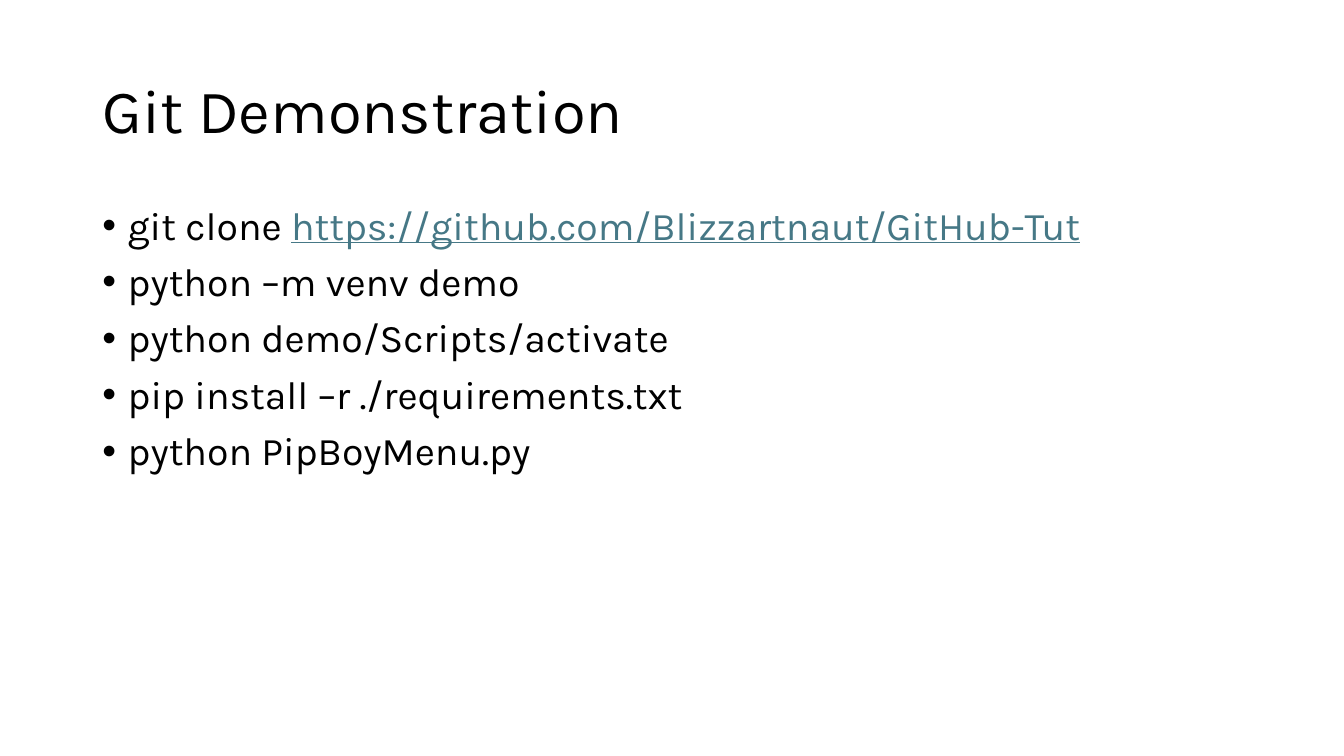
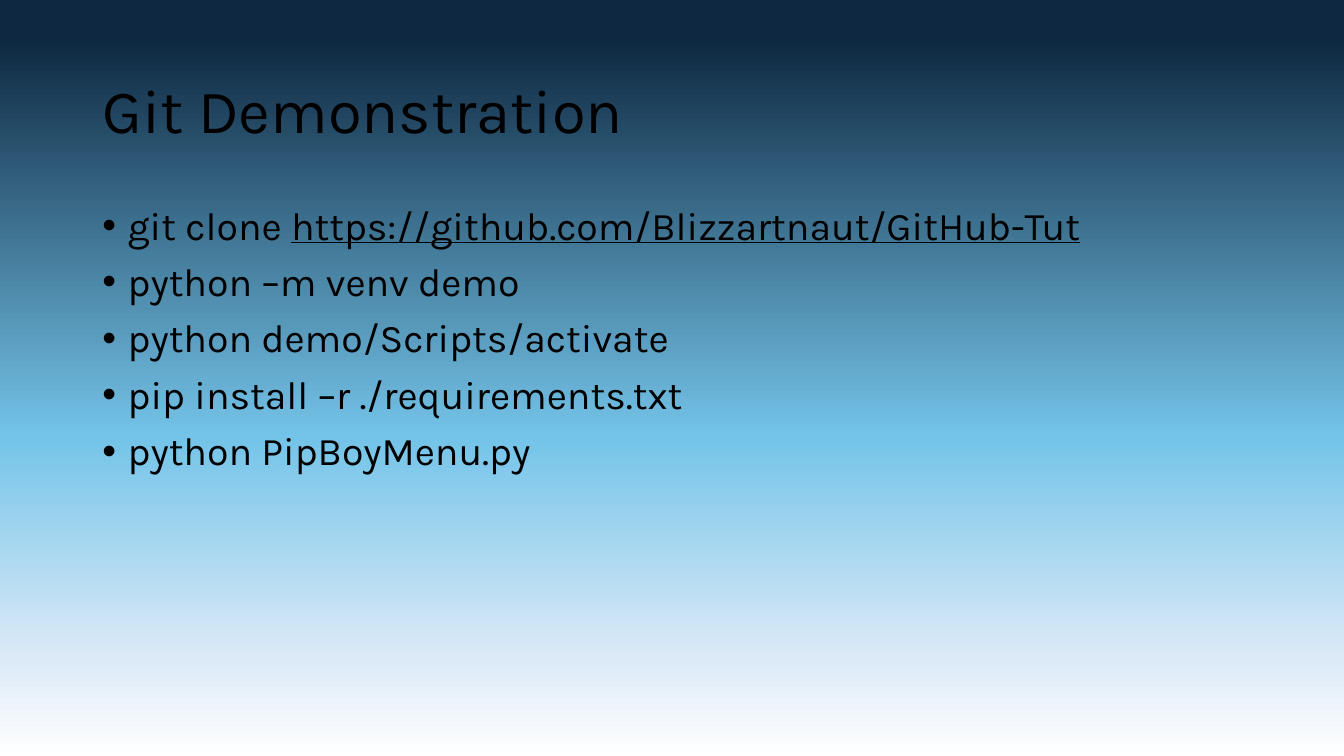
Before and after one commit to Blizzartnaut/GitHub-Tut, a slide deck: slide 13 of GitHub Basics.pptx. Drawn at 1344x756 pixels with LibreOffice and Linux fonts; fonts in the diff are those of the drawing. Boxes give left, top, right and bottom in pixels: in the first picture for what was removed or moved away, otherwise in the second. Text is boxed around its words. In the diff, an @@ line names an element or a change of style, - is before the commit and + after.

```diff
--- a/GitHub Basics.pptx
+++ b/GitHub Basics.pptx
@@ background #FFFFFF to gradient #0E2841 to #74C4E9 to #DCEAF7 to #FFFFFF @@
@@ text at [128,211,1080,250]: text colour #467886 to #000000 in "https://github.com/Blizzartnaut/GitHub-Tut" @@
```
Also in this commit, not shown: 12 other slides changed.
